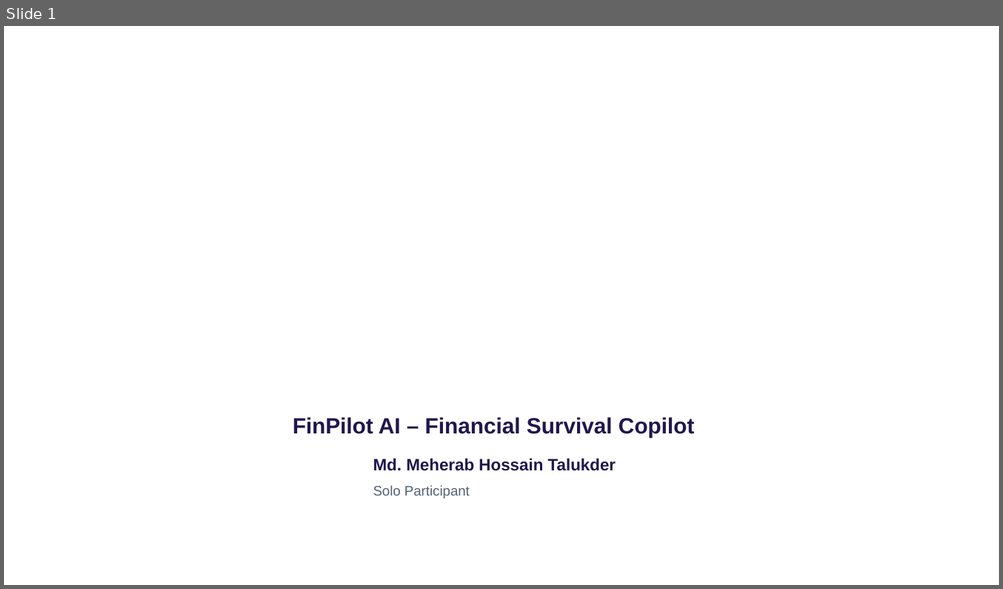
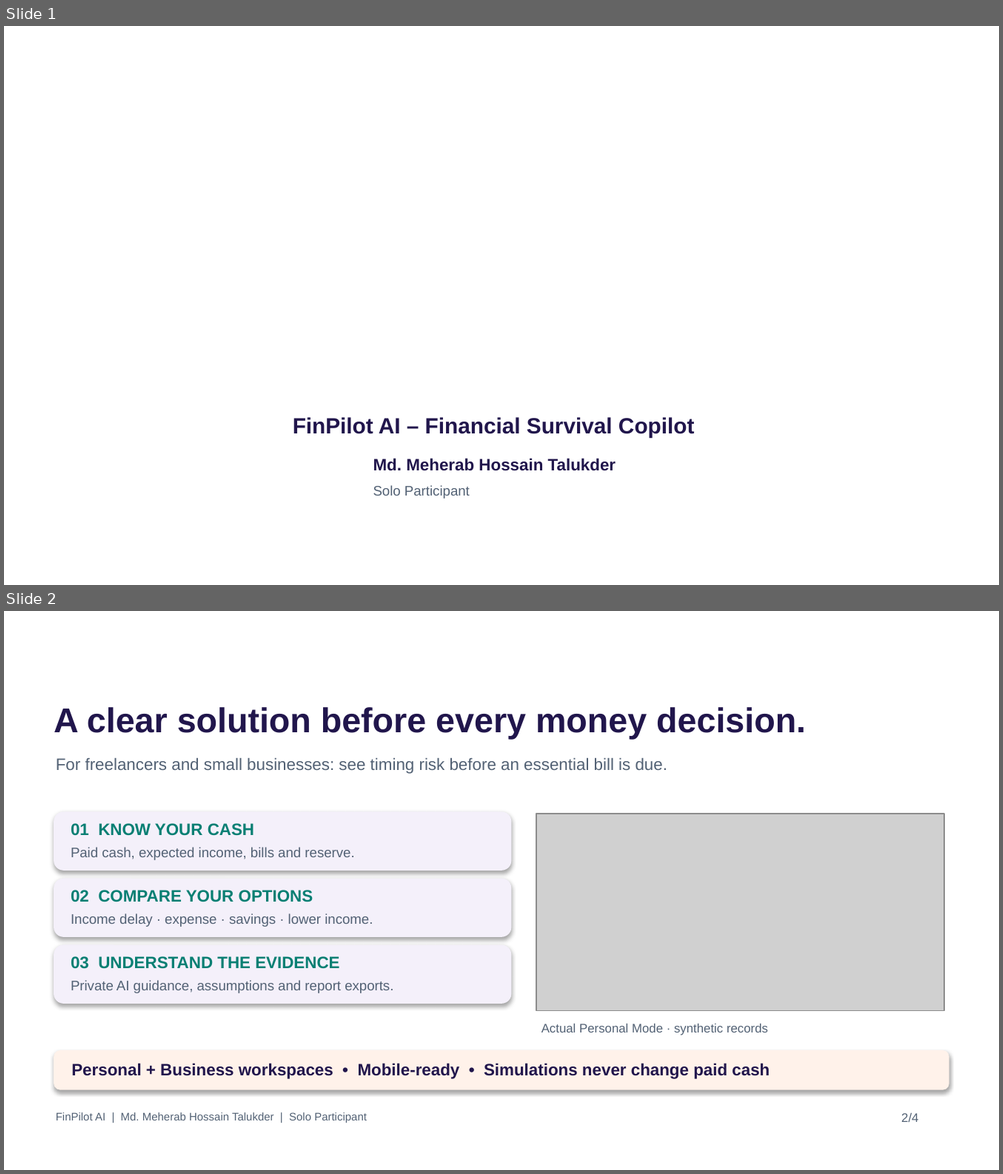
Before and after one commit to meherabmehu/finpilot-ai-sme-copilot, a slide deck: static/submission/FinPilot_AI_Official_Template_3min.pptx. Shown one above the other, each under a label of ours: slide 1 before the commit, slides 1 and 2 after it. The pictures are 1003x589 and 1003x1174 pixels, drawn with LibreOffice and Linux fonts; fonts in the diff are those of the drawing; grey boxes stand for pictures; background and template pictures are left out. Boxes give left, top, right and bottom in pixels: in the first picture for what was removed or moved away, otherwise in the second. Text is boxed around its words. In the diff, an @@ line names an element or a change of style, - is before the commit and + after.

Commit message:
docs: match four-slide template with solution-focused pitch and verified QR [skip deploy]

```diff
--- a/static/submission/FinPilot_AI_Official_Template_3min.pptx
+++ b/static/submission/FinPilot_AI_Official_Template_3min.pptx
@@ slide 2 added at (4, 611, 999, 1170), background picture (left out) @@
@@ text added at (54, 707, 805, 740), 25 pt, text #21164C, bold @@
+A clear solution before every money decision.
@@ text added at (56, 758, 667, 774), 12 pt, text #526174 @@
+For freelancers and small businesses: see timing risk before an essential bill is due.
@@ rounded rectangle added at (54, 812, 511, 871), fill #F4F0FA @@
@@ text added at (71, 823, 254, 836), 12 pt, text #087F73, bold @@
+01 KNOW YOUR CASH
@@ picture added at (536, 814, 944, 1011) @@
@@ text added at (71, 847, 354, 860), 10 pt, text #526174 @@
+Paid cash, expected income, bills and reserve.
@@ rounded rectangle added at (54, 879, 511, 937), fill #F4F0FA @@
@@ text added at (71, 890, 313, 903), 12 pt, text #087F73, bold @@
+02 COMPARE YOUR OPTIONS
@@ text added at (71, 914, 373, 927), 10 pt, text #526174 @@
+Income delay · expense · savings · lower income.
@@ rounded rectangle added at (54, 945, 511, 1004), fill #F4F0FA @@
@@ text added at (71, 957, 339, 969), 12 pt, text #087F73, bold @@
+03 UNDERSTAND THE EVIDENCE
@@ text added at (71, 980, 393, 994), 10 pt, text #526174 @@
+Private AI guidance, assumptions and report exports.
@@ text added at (541, 1024, 768, 1036), 9 pt, text #526174 @@
+Actual Personal Mode · synthetic records
@@ rounded rectangle added at (54, 1051, 949, 1091), fill #FFF2EA @@
@@ text added at (71, 1063, 769, 1079), 12 pt, text #21164C, bold @@
+Personal + Business workspaces • Mobile-ready • Simulations never change paid cash
@@ text added at (56, 1113, 367, 1123), 8 pt, text #526174 @@
+FinPilot AI | Md. Meherab Hossain Talukder | Solo Participant
@@ text added at (901, 1113, 918, 1122), 9 pt, text #526174 @@
+2/4
```
Also in this commit, not shown: 1 slide changed, 1 other slide added, 3 slides removed, 5 other files.
